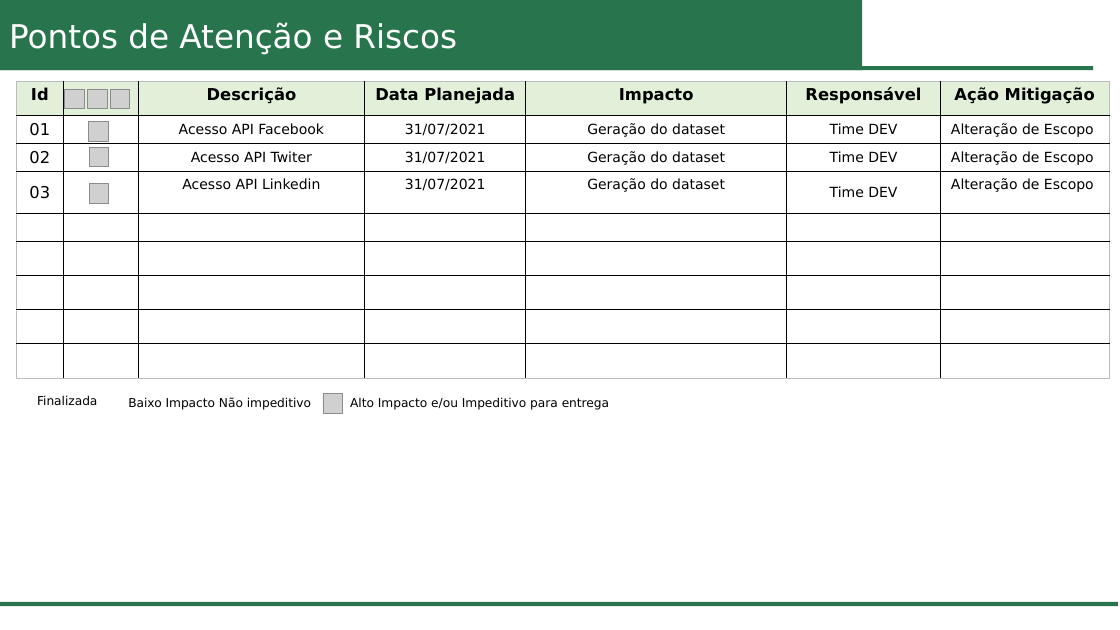
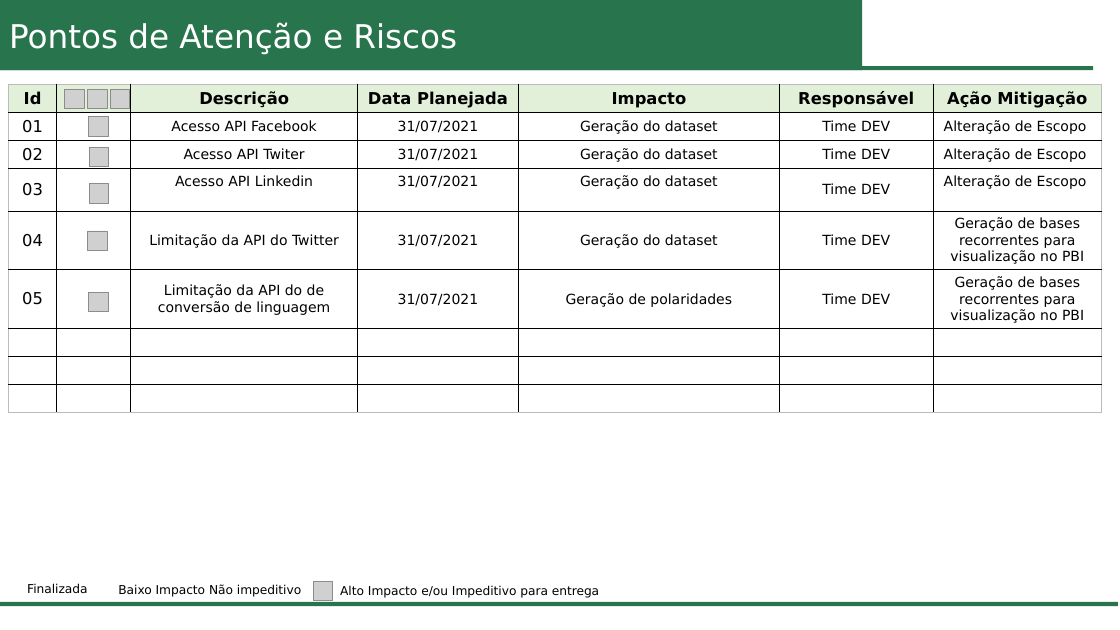
Before and after one commit to OseiasBeu/TCC_Dta_Science, a slide deck: slide 10 of Análise de Texto.pptx. Drawn at 1120x630 pixels with LibreOffice and Linux fonts; fonts in the diff are those of the drawing; grey boxes stand for pictures; background and template pictures are left out. Boxes give left, top, right and bottom in pixels: in the first picture for what was removed or moved away, otherwise in the second. Text is boxed around its words. In the diff, an @@ line names an element or a change of style, - is before the commit and + after.

```diff
--- a/Análise de Texto.pptx
+++ b/Análise de Texto.pptx
@@ table at <box>8,85,1102,413</box> @@
+row 5: 04 |  | Limitação da API do Twitter | 31/07/2021 | Geração do dataset | Time DEV | Geração de bases recorrentes para visualização no PBI
+row 6: 05 |  | Limitação da API do de conversão de linguagem | 31/07/2021 | Geração de polaridades | Time DEV | Geração de bases recorrentes para visualização no PBI
-row 8:  |  |  |  |  |  | 
-row 9:  |  |  |  |  |  | 
@@ table: place and size @@
-table at <box>16,82,1110,378</box>
+table at <box>8,85,1102,413</box>
@@ picture: place and size @@
-picture at <box>88,122,108,142</box>
+picture at <box>88,116,108,136</box>
@@ picture added at <box>87,231,107,250</box> @@
@@ picture added at <box>88,292,108,312</box> @@
@@ text "Finalizada": place and size @@
-text "Finalizada" at <box>37,395,97,405</box>
+text "Finalizada" at <box>27,583,87,593</box>
@@ 2 texts, 1 picture: place and size @@
-2 texts, 1 picture at <box>128,394,609,413</box>
+2 texts, 1 picture at <box>118,581,599,601</box>
```
Also in this commit, not shown: 3 other slides changed, 5 other files.
